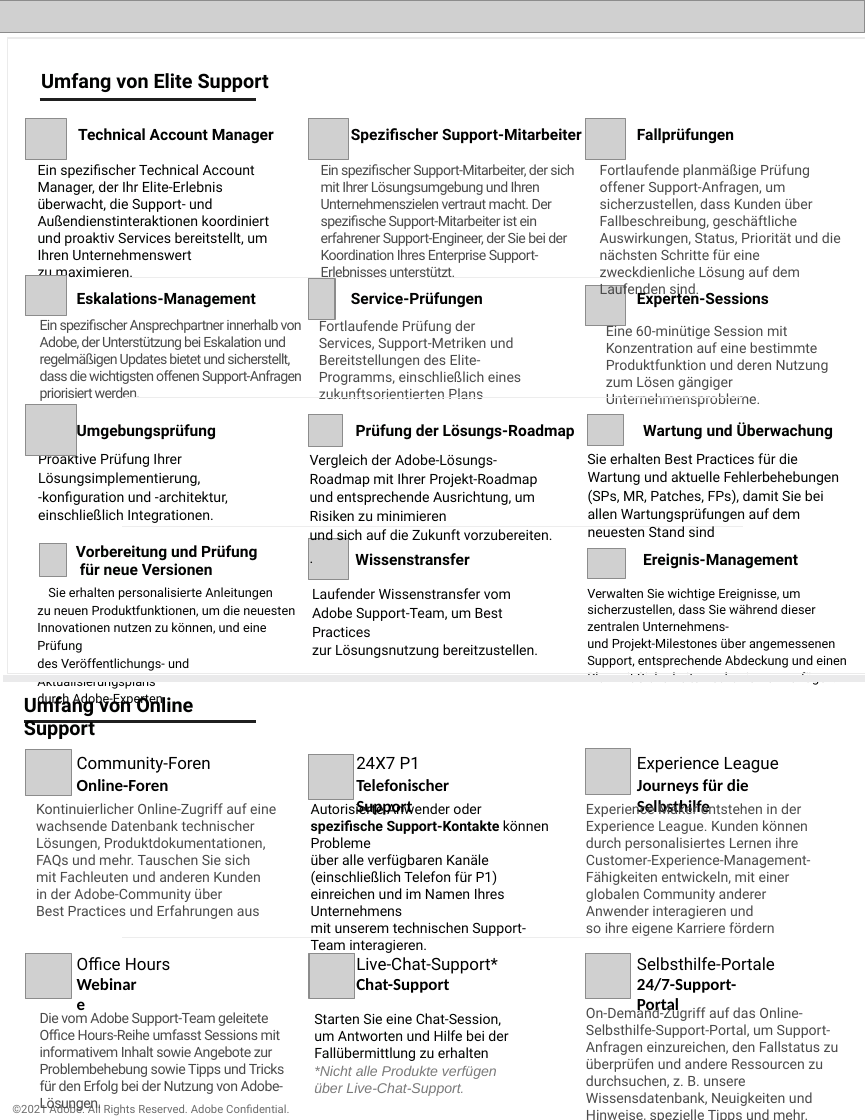
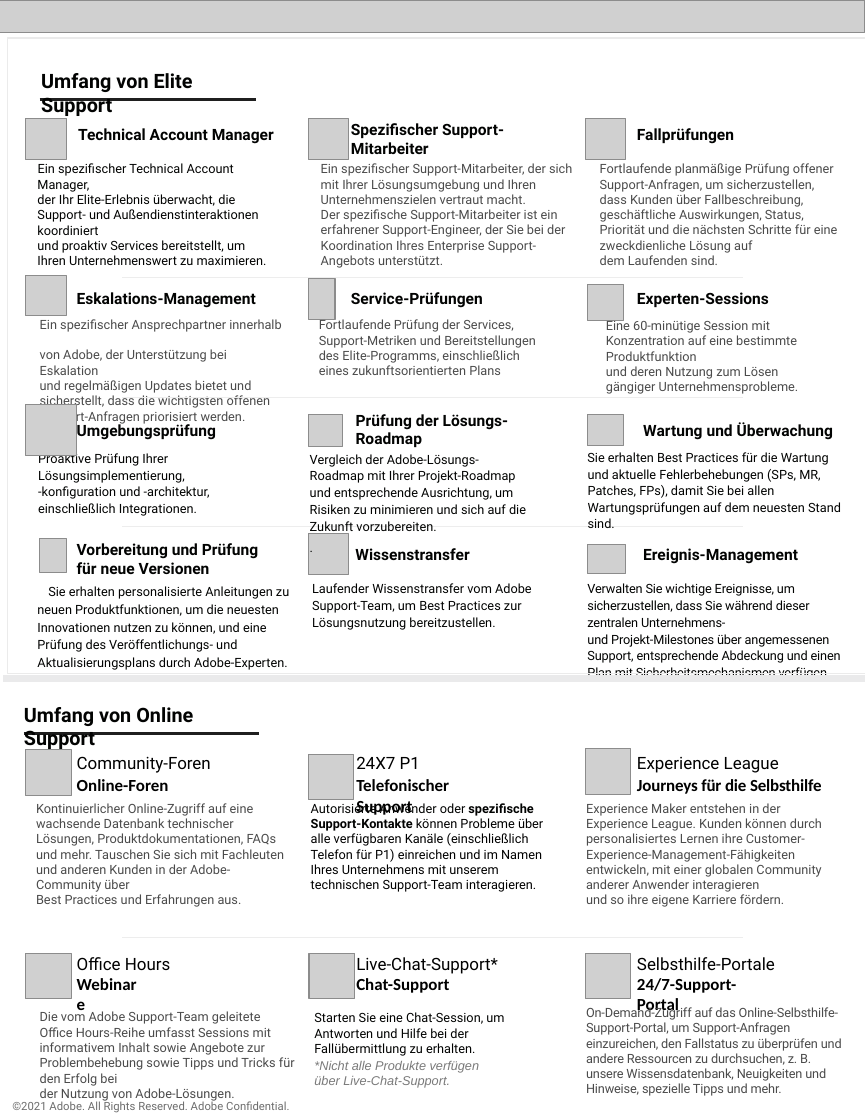
Before and after one commit to AdobeDocs/support-resources.de-DE, a slide deck: slide 2 of help/data-sheets/assets/EliteSupportDatasheet.pptx. Drawn at 865x1120 pixels with LibreOffice and Linux fonts; fonts in the diff are those of the drawing; grey boxes stand for pictures. Boxes give left, top, right and bottom in pixels: in the first picture for what was removed or moved away, otherwise in the second. Text is boxed around its words. In the diff, an @@ line names an element or a change of style, - is before the commit and + after.

```diff
--- a/help/data-sheets/assets/EliteSupportDatasheet.pptx
+++ b/help/data-sheets/assets/EliteSupportDatasheet.pptx
@@ text "Umfang von Elite Support" rewrapped from (x1=41, y1=73, x2=269, y2=92) to (x1=41, y1=73, x2=193, y2=116) @@
@@ freeform shape moved from (x1=40, y1=95, x2=255, y2=100) to (x1=40, y1=100, x2=255, y2=105) @@
@@ text at (x1=351, y1=123, x2=504, y2=154): spaces changed @@
-Spezifischer Support-Mitarbeiter
+Spezifischer Support-
+Mitarbeiter
@@ text at (x1=321, y1=163, x2=572, y2=253): text changed; size 10 to 9 pt @@
-Ein spezifischer Support-Mitarbeiter, der sich mit Ihrer Lösungsumgebung und Ihren Unternehmenszielen vertraut macht. Der spezifische Support-Mitarbeiter ist ein erfahrener Support-Engineer, der Sie bei der Koordination Ihres Enterprise Support-Erlebnisses unterstützt.
+Ein spezifischer Support-Mitarbeiter, der sich
+mit Ihrer Lösungsumgebung und Ihren Unternehmenszielen vertraut macht.
+Der spezifische Support-Mitarbeiter ist ein erfahrener Support-Engineer, der Sie bei der Koordination Ihres Enterprise Support-Angebots unterstützt.
@@ picture resized from (x1=585, y1=285, x2=626, y2=326) to (x1=587, y1=284, x2=624, y2=321) @@
@@ text "Ein spezifischer Ansprechpartner innerhalb von ..." at (x1=40, y1=319, x2=281, y2=425): size 10 to 9 pt, letter spacing -0.5 to 0 pt @@
@@ text at (x1=356, y1=414, x2=509, y2=447): spaces changed @@
-Prüfung der Lösungs-Roadmap
+Prüfung der Lösungs-
+Roadmap
@@ text at (x1=587, y1=452, x2=841, y2=515): text changed; size 10 to 9 pt @@
-Sie erhalten Best Practices für die Wartung und aktuelle Fehlerbehebungen (SPs, MR, Patches, FPs), damit Sie bei allen Wartungsprüfungen auf dem neuesten Stand sind
+Sie erhalten Best Practices für die Wartung und aktuelle Fehlerbehebungen (SPs, MR, Patches, FPs), damit Sie bei allen Wartungsprüfungen auf dem neuesten Stand sind.
@@ 3 pictures, 2 texts moved together from (x1=40, y1=538, x2=798, y2=579) to (x1=40, y1=533, x2=798, y2=574) @@
@@ text "Sie erhalten personalisierte Anleitungen zu ..." rewrapped from (x1=37, y1=587, x2=295, y2=708) to (x1=37, y1=586, x2=289, y2=670) @@
@@ text "Verwalten Sie wichtige Ereignisse, um ..." at (x1=587, y1=583, x2=841, y2=675): letter spacing 0 to -0.1 pt @@
@@ text "Umfang von Online Support" moved from (x1=24, y1=693, x2=193, y2=739) to (x1=24, y1=707, x2=193, y2=751) @@
@@ freeform shape resized from (x1=24, y1=720, x2=256, y2=726) to (x1=24, y1=733, x2=260, y2=739) @@
@@ text "Journeys für die Selbsthilfe" at (x1=637, y1=779, x2=822, y2=794): letter spacing 0 to -0.1 pt @@
@@ text at (x1=36, y1=803, x2=284, y2=907): text changed; size 10 to 9 pt @@
-Kontinuierlicher Online-Zugriff auf eine wachsende Datenbank technischer Lösungen, Produktdokumentationen,
-FAQs und mehr. Tauschen Sie sich
-mit Fachleuten und anderen Kunden
-in der Adobe-Community über
-Best Practices und Erfahrungen aus
+Kontinuierlicher Online-Zugriff auf eine wachsende Datenbank technischer Lösungen, Produktdokumentationen, FAQs und mehr. Tauschen Sie sich mit Fachleuten und anderen Kunden in der Adobe-Community über
+Best Practices und Erfahrungen aus.
@@ size 10 to 9 pt in 8 elements at (x1=312, y1=583, x2=532, y2=630), (x1=600, y1=163, x2=838, y2=265), (x1=319, y1=318, x2=536, y2=375), (x1=606, y1=318, x2=799, y2=394), (x1=37, y1=163, x2=267, y2=265), (x1=38, y1=451, x2=210, y2=516), (x1=310, y1=454, x2=526, y2=535), (x1=311, y1=801, x2=543, y2=892) @@
@@ text at (x1=586, y1=803, x2=822, y2=907): text changed; size 10 to 9 pt @@
-Experience Maker entstehen in der Experience League. Kunden können durch personalisiertes Lernen ihre Customer-Experience-Management-Fähigkeiten entwickeln, mit einer globalen Community anderer Anwender interagieren und
-so ihre eigene Karriere fördern
+Experience Maker entstehen in der Experience League. Kunden können durch personalisiertes Lernen ihre Customer-Experience-Management-Fähigkeiten entwickeln, mit einer globalen Community anderer Anwender interagieren
+und so ihre eigene Karriere fördern.
@@ text "Die vom Adobe Support-Team geleitete ..." at (x1=40, y1=1009, x2=295, y2=1102): size 10 to 9 pt, letter spacing -0.3 to 0 pt @@
@@ text at (x1=314, y1=1012, x2=504, y2=1056): text changed; size 10 to 9 pt @@
-Starten Sie eine Chat-Session,
-um Antworten und Hilfe bei der Fallübermittlung zu erhalten
+Starten Sie eine Chat-Session, um Antworten und Hilfe bei der Fallübermittlung zu erhalten.
@@ text "On-Demand-Zugriff auf das Online-Selbsthilfe-Support-Portal, ..." at (x1=586, y1=1005, x2=842, y2=1093): size 10 to 9 pt, letter spacing 0 to -0.1 pt @@
@@ text at (x1=314, y1=1061, x2=480, y2=1088): size 10 to 9 pt in "*Nicht alle Produkte verfügen über Live-Chat-Support." @@
```
Also in this commit, not shown: 3 other slides changed, 8 other files.
